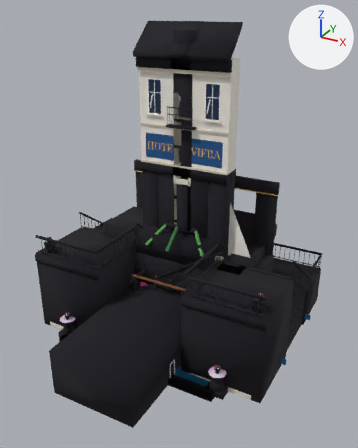
A saved change to the glTF model Source/assets/fps-kit-riviera.glb.
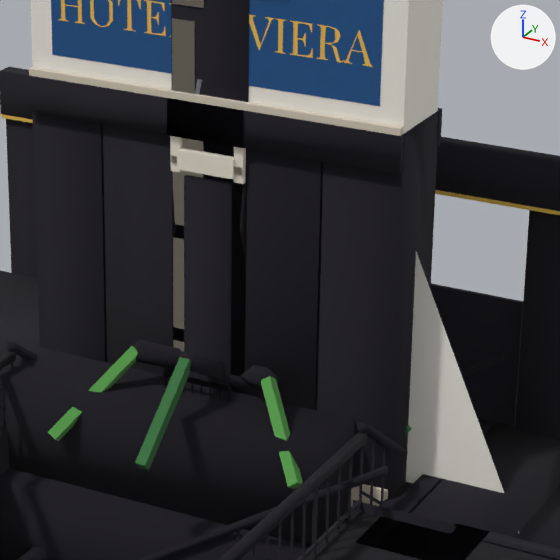
Each version is shown whole from a camera (50 mm lens) standing at (11.7, -22.2, 16.6) and looking at (-0.5, 0.0, 5.6), then close up on the part from 37% to 74% of the width and 32% to 61% of the height. Lighting does not change. The marker at upper right points along +X, +Y and +Z. The first two pictures are the older version. Vertices at exactly the same position are counted once.

Objects in the first close-up: 'KIT_RIVIERA_Backdrop_Sail', 'KIT_RIVIERA_Backdrop_Yacht', 'KIT_RIVIERA_CanaryPalm', 'KIT_RIVIERA_F_Bloom', 'KIT_RIVIERA_F_Corner', 'KIT_RIVIERA_F_GateTop', 'KIT_RIVIERA_GateFrame', 'KIT_RIVIERA_Landmark_Stair', 'KIT_RIVIERA_RoofStair', 'KIT_RIVIERA_SW_A', 'KIT_RIVIERA_SW_B', 'KIT_RIVIERA_SW_P', 'KIT_RIVIERA_StageScreen' and 9 more.
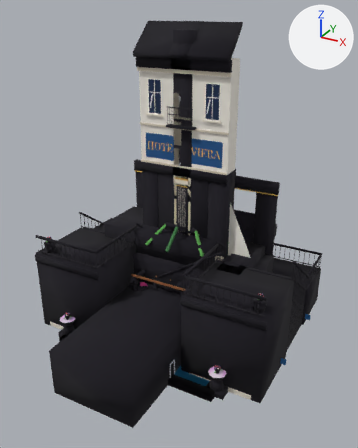
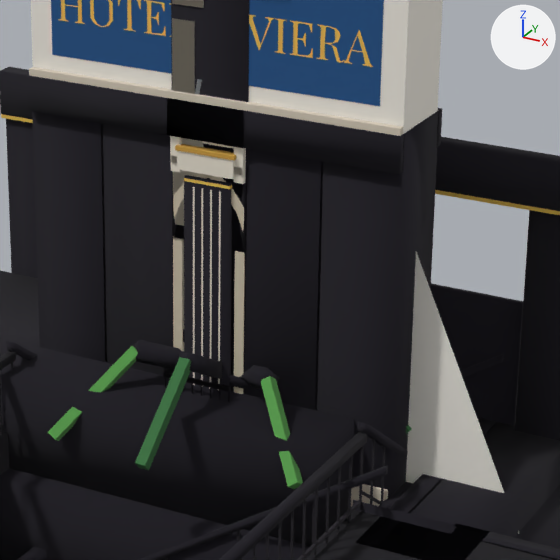
Location of each change, [x1, y1, x2, y2] in pixels of the close-ups (560 x 560 px):
'KIT_RIVIERA_SW_P', reshaped: before [177, 148, 235, 392]; after [175, 144, 236, 392]
'KIT_RIVIERA_SW_B', reshaped (mostly hidden before): before [170, 136, 247, 254]; after [170, 136, 247, 394]
'KIT_RIVIERA_SW_A', reshaped (mostly hidden before): before [172, 144, 246, 240]; after [172, 141, 246, 351]
part 1 of me_kit_riviera_sw_a, added (beige): after [173, 239, 183, 351]
part 2 of me_kit_riviera_sw_a, added: after [173, 173, 213, 239]
part 3 of me_kit_riviera_sw_b, added: after [234, 251, 245, 394]
part 4 of me_kit_riviera_sw_b, added: after [205, 175, 244, 230]
part 5 of me_kit_riviera_sw_p, added: after [184, 178, 232, 189]
part 6 of me_kit_riviera_sw_p, added: after [193, 187, 195, 385]
part 7 of me_kit_riviera_sw_p, added: after [201, 188, 203, 387]
part 8 of me_kit_riviera_sw_p, added: after [210, 190, 212, 382]
part 9 of me_kit_riviera_sw_p, added: after [218, 191, 221, 390]
part 10 of me_kit_riviera_sw_p, added (brown): after [175, 144, 236, 160]
'KIT_RIVIERA_SuiteDoor_A', unchanged, uncovered by the edit: before [168, 98, 244, 112]; after [167, 100, 244, 149]
'KIT_RIVIERA_SuiteDoor_C', unchanged, covered by the edit: before [167, 100, 244, 148]

The change, as a diff of the scene's bpy script:
```diff
--- a/Source/assets/fps-kit-riviera.glb.py
+++ b/Source/assets/fps-kit-riviera.glb.py
@@ me_kit_riviera_sw_a @@
 # used by ob_kit_riviera_sw_a; location = (0.0, 0.0, 0.0)
-me_kit_riviera_sw_a.from_pydata(...)  # 138 vertices, 214 faces; spans x -0.51..0.52, y -0.62..0.54, z -0.01..9.01
+me_kit_riviera_sw_a.from_pydata(...)  # 276 vertices, 440 faces; spans x -0.51..0.52, y -0.62..0.54, z -0.01..9.01
+# me_kit_riviera_sw_a part 1: a new loose piece, a box spanning x -0.495..-0.365, y -0.53..-0.497, z 0.5..7.2, in mat_pal_kit_riviera
+# me_kit_riviera_sw_a part 2: a new loose piece of 26 vertices spanning x -0.49..0.49, y -0.53..-0.5, z 7.2..8.34, in mat_pal_kit_riviera
+# other edits to the shape of me_kit_riviera_sw_a do not show in these pictures
 me_kit_riviera_sw_a.materials.append(mat_pal_kit_riviera)
@@ me_kit_riviera_sw_b @@
 # used by ob_kit_riviera_sw_b; location = (0.0, 0.0, 0.0)
-me_kit_riviera_sw_b.from_pydata(...)  # 138 vertices, 214 faces; spans x -0.52..0.51, y -0.62..0.54, z -0.01..9.01
+me_kit_riviera_sw_b.from_pydata(...)  # 276 vertices, 440 faces; spans x -0.52..0.51, y -0.62..0.54, z -0.01..9.01
+# me_kit_riviera_sw_b part 3: a new loose piece, a box spanning x 0.365..0.495, y -0.53..-0.497, z 0.5..7.2, in mat_pal_kit_riviera
+# me_kit_riviera_sw_b part 4: a new loose piece of 26 vertices spanning x -0.49..0.49, y -0.53..-0.5, z 7.2..8.34, in mat_pal_kit_riviera
+# other edits to the shape of me_kit_riviera_sw_b do not show in these pictures
 me_kit_riviera_sw_b.materials.append(mat_pal_kit_riviera)
@@ me_kit_riviera_sw_p @@
 # used by ob_kit_riviera_sw_p; location = (0.0, 0.0, 0.0)
-me_kit_riviera_sw_p.from_pydata(...)  # 85 vertices, 121 faces; spans x -0.5..0.5, y -0.86..0.5, z 0.0..9.0
+me_kit_riviera_sw_p.from_pydata(...)  # 149 vertices, 217 faces; spans x -0.5..0.5, y -0.86..0.5, z 0.0..9.0
+# me_kit_riviera_sw_p part 5: a new loose piece, a box spanning x -0.315..0.315, y -0.575..-0.49, z 8.0..8.04, in mat_pal_kit_riviera
+# me_kit_riviera_sw_p part 6: a new loose piece, a box spanning x -0.192..-0.168, y -0.575..-0.49, z 0.9..7.95, in mat_pal_kit_riviera
+# me_kit_riviera_sw_p part 7: a new loose piece, a box spanning x -0.072..-0.048, y -0.575..-0.49, z 0.9..7.95, in mat_pal_kit_riviera
+# me_kit_riviera_sw_p part 8: a new loose piece, a box spanning x 0.048..0.072, y -0.575..-0.49, z 0.9..7.95, in mat_pal_kit_riviera
+# me_kit_riviera_sw_p part 9: a new loose piece, a box spanning x 0.168..0.192, y -0.575..-0.49, z 0.9..7.95, in mat_pal_kit_riviera
+# me_kit_riviera_sw_p part 10: a new loose piece, a box spanning x -0.4..0.4, y -0.635..-0.49, z 8.395..8.45, in mat_pal_kit_riviera
+# other edits to the shape of me_kit_riviera_sw_p do not show in these pictures
 me_kit_riviera_sw_p.materials.append(mat_pal_kit_riviera)
```
